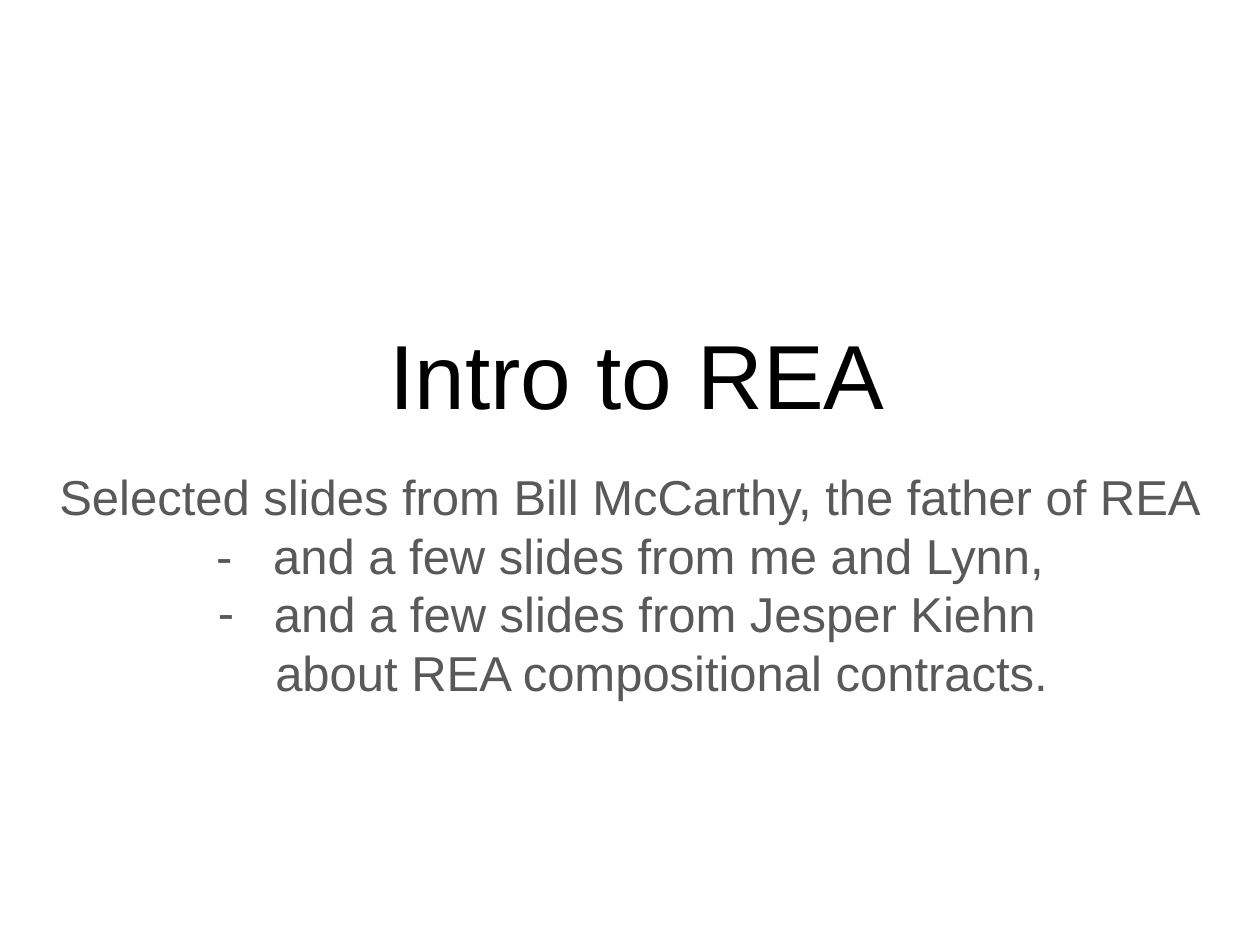
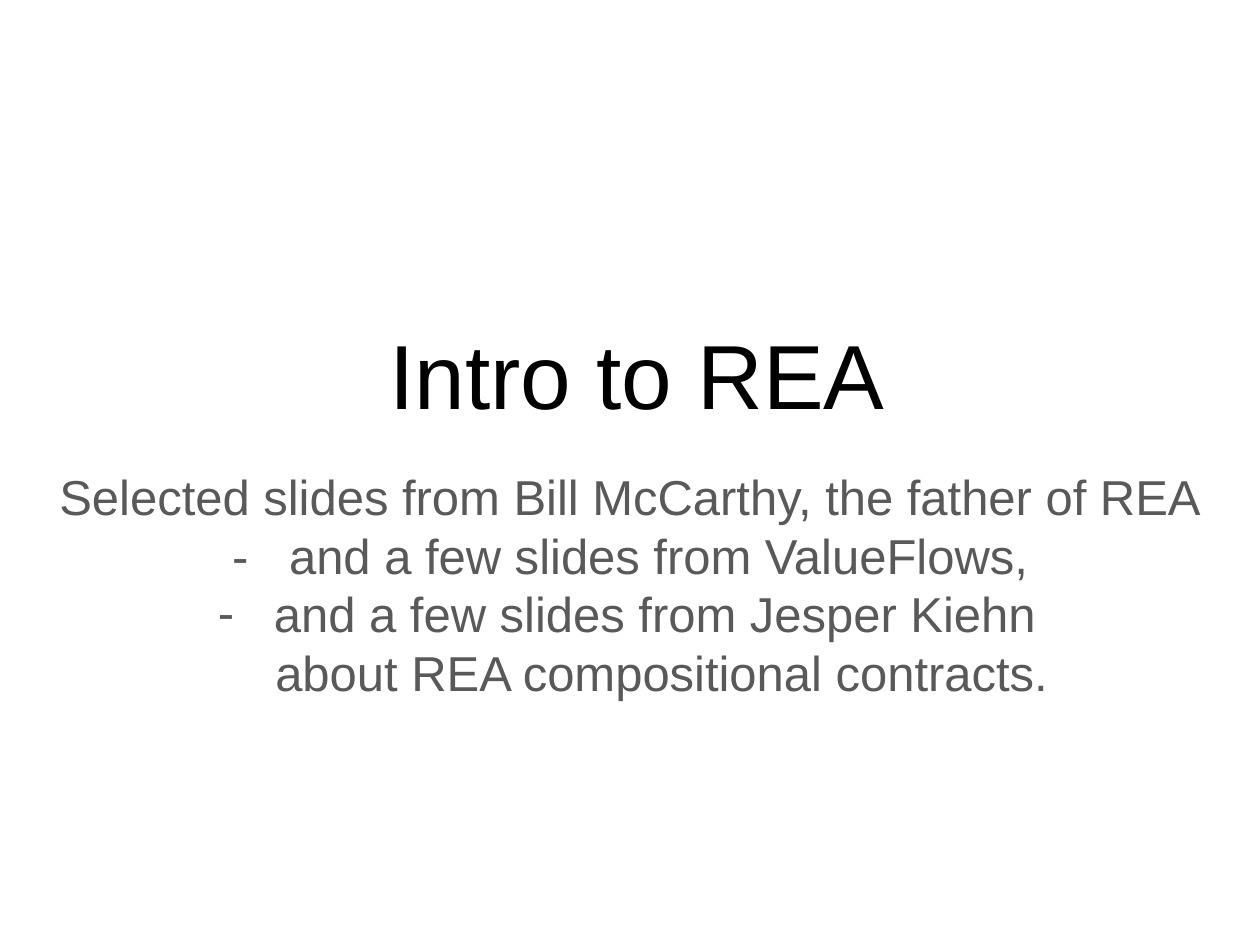
Before and after one commit to valueflows/vf-apps, a slide deck: slide 1 of REA intro.odp. Drawn at 1260x945 pixels with LibreOffice and Linux fonts; fonts in the diff are those of the drawing. Boxes give left, top, right and bottom in pixels: in the first picture for what was removed or moved away, otherwise in the second. Text is boxed around its words. In the diff, an @@ line names an element or a change of style, - is before the commit and + after.

```diff
--- a/REA intro.odp
+++ b/REA intro.odp
@@ subtitle at <box>289,538,1028,581</box>: text changed @@
-- and a few slides from me and Lynn,
+- and a few slides from ValueFlows,
```
Also in this commit, not shown: 3 other slides changed.
